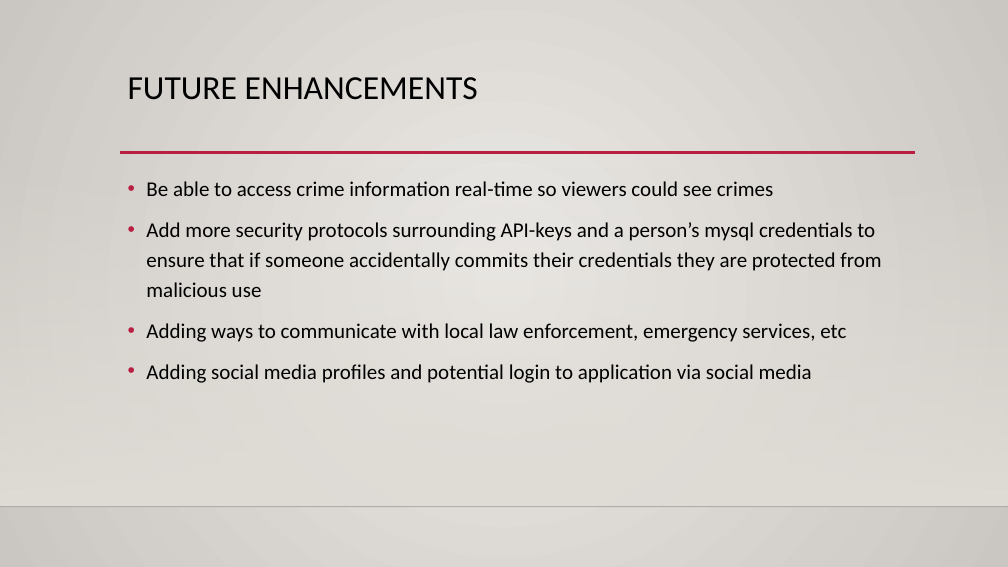
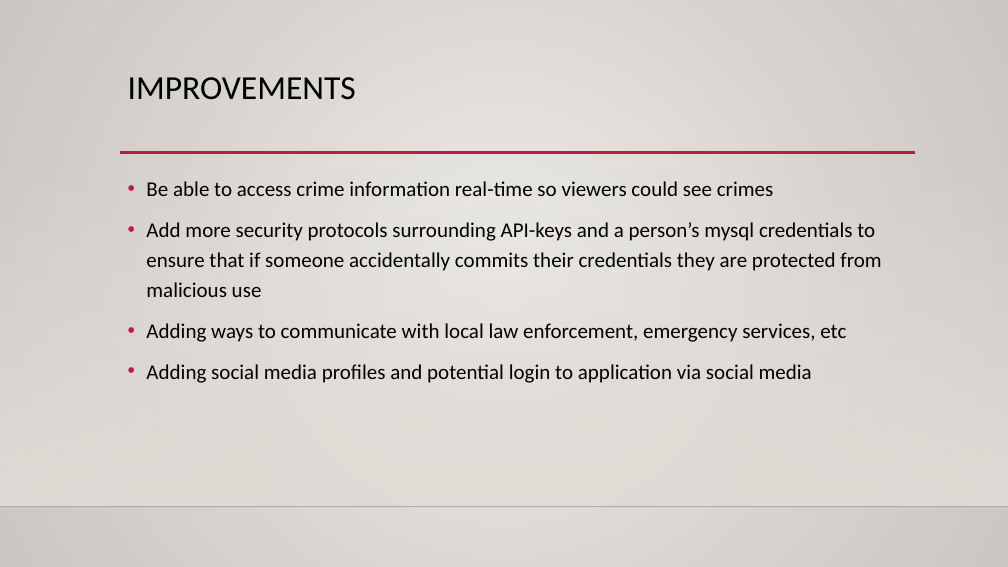
Before and after one commit to MR-Stan/Look-Out, a slide deck: slide 8 of Project2_Presentation_Material.pptx (slide 4 before the commit). Drawn at 1008x567 pixels with LibreOffice and Linux fonts; fonts in the diff are those of the drawing; background and template pictures are left out. Boxes give left, top, right and bottom in pixels: in the first picture for what was removed or moved away, otherwise in the second. Text is boxed around its words. In the diff, an @@ line names an element or a change of style, - is before the commit and + after.

```diff
--- a/Project2_Presentation_Material.pptx
+++ b/Project2_Presentation_Material.pptx
@@ title at (128, 77, 356, 100): text changed @@
-FUTURE ENHANCEMENTS
+IMPROVEMENTS
```
Also in this commit, not shown: 2 other slides changed, 3 slides added.
